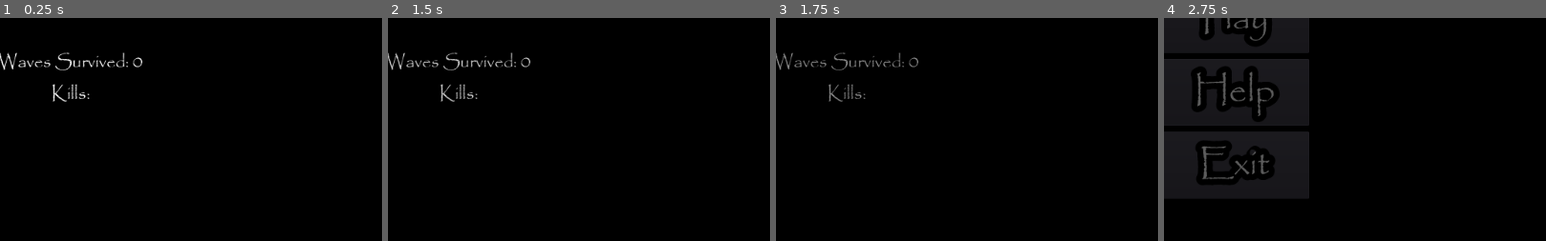
Above: before the commit, frames 1-4 (left to right).
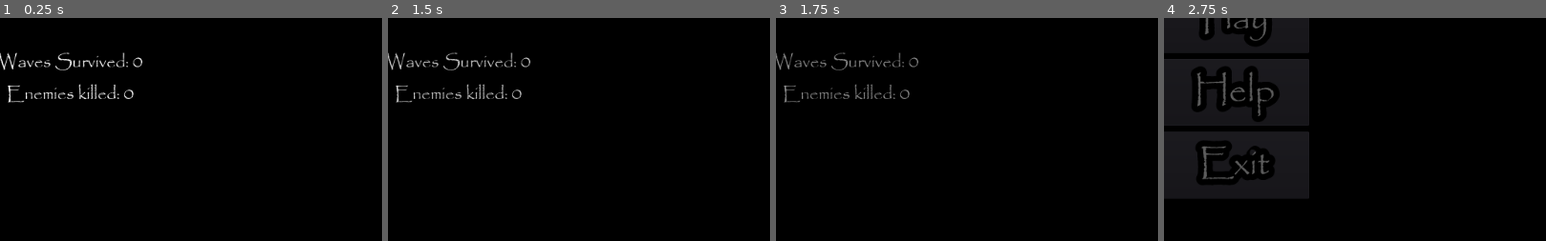
Above: after the commit, the same moments.

Repository: ColdCalzone/GWJ-30
Game: Godot game, scene res://scenes/Gameover.tscn
Same seed, same stepped clock (60 frames per second), same inputs: the game is played once before the commit and once after it. This scene is started directly instead of the project's main scene.
Inputs (mouse positions are % of the whole screen's width and height, from its top left):
- Up to frame 1 (0.25 s): no input
- Up to frame 2 (1.5 s): tap Enter (ui_accept) at 0.5, 0.77 s; move the mouse to (72, 45) at 0.52 s; hold D (move_right) 0.53-1.25 s; hold R (adrenaline) 0.53-1.25 s; click "MENU" at 1.25 s
- Up to frame 3 (1.75 s): no input
- Up to frame 4 (2.75 s): move the mouse to (30, 55) at 2.02 s; hold S (move_down) from 2.03 s (still down); tap R (adrenaline) at 2.1 s
The pictures show only the part of the screen within x 41-91%, y 50-100%; the shares and areas given below are measured in that part.

The runs differ from the first frame. In frame 1, 0.8% of the frame differs, in the area x 2-35%, y 29-39%; in frame 2, 0.7%; in frame 3, 0.7%; in frame 4, nothing differs.
Error before the commit: incomplete format in operator '%'. (res://scenes/Gameover.gd:15)

Commit message:
Gameover screen now displays stats

Diff:
--- a/scenes/Gameover.gd
+++ b/scenes/Gameover.gd
@@ -12,7 +12,7 @@
 func _ready() -> void:
 	Map.tile_map.clear()
 	waves_label.text = "Waves Survived: %s" % [GlobalData.waves_survived]
-	kills_label.text = "Enemies killed: %" % [GlobalData.enemies_killed]
+	kills_label.text = "Enemies killed: %s" % [GlobalData.enemies_killed]
 
 
 
